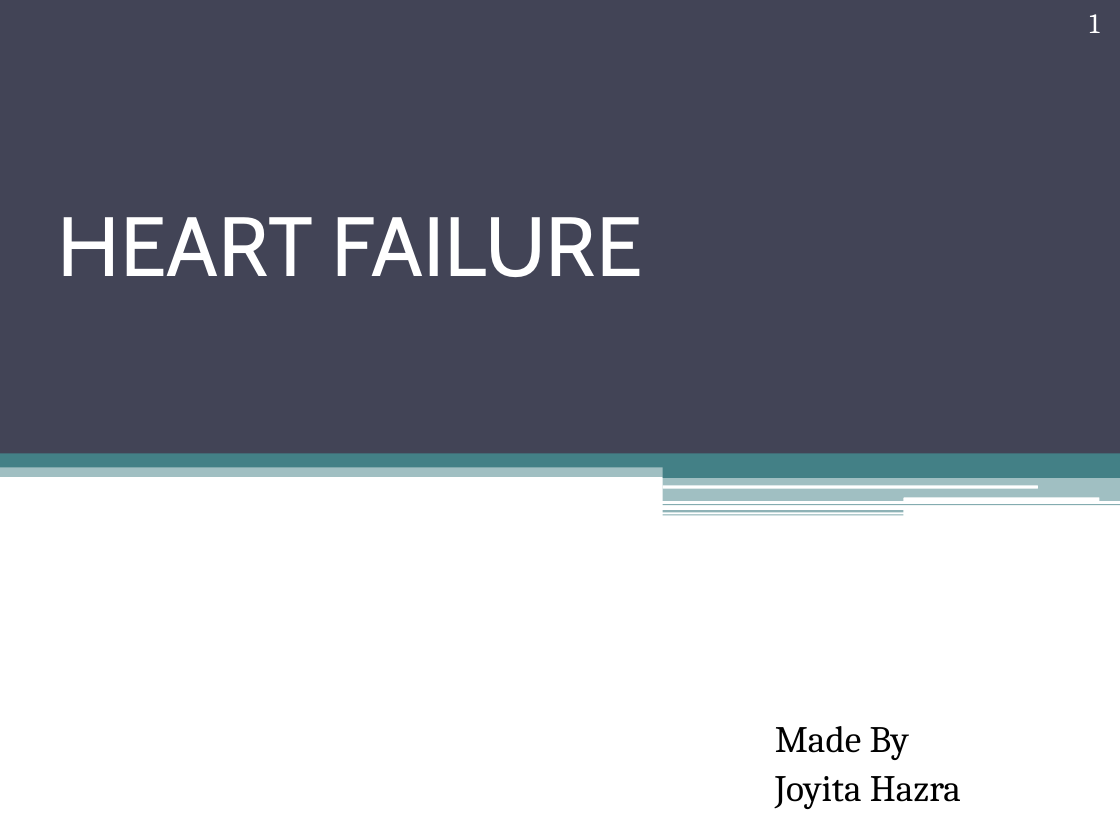
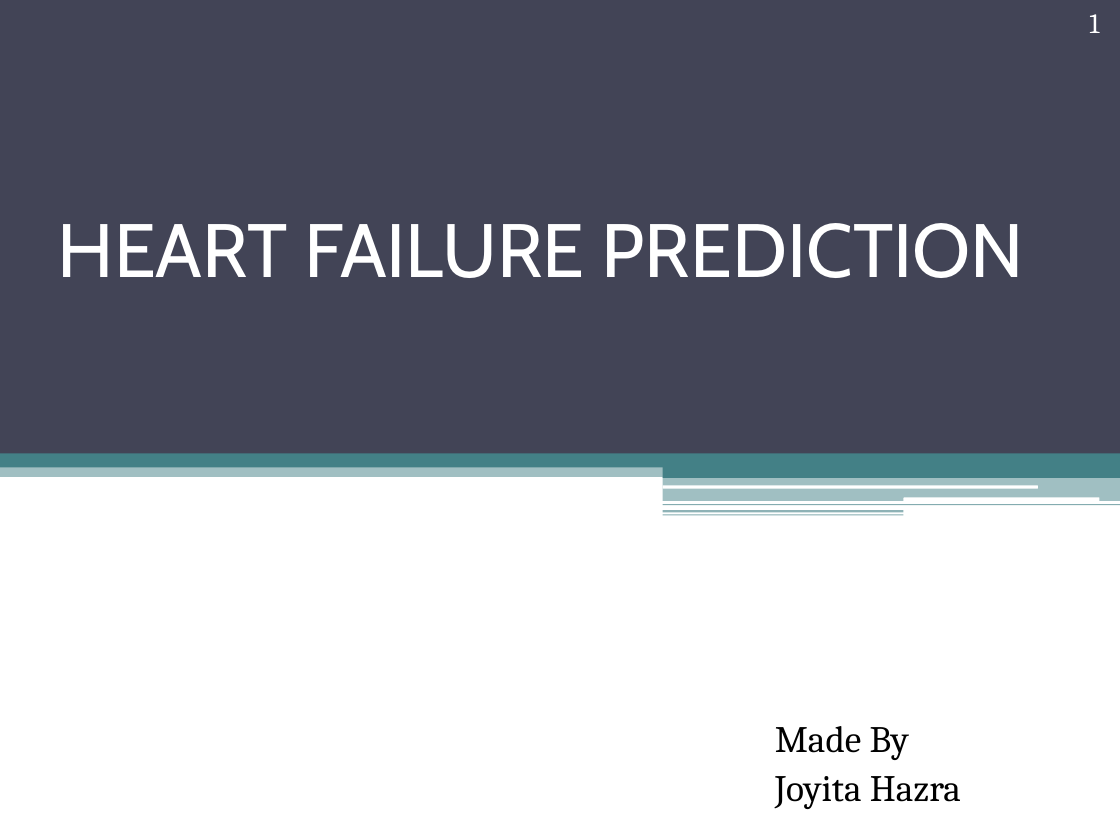
Before and after one commit to JoyitaH/Project, a slide deck: slide 1 of Heart_Failure_ppt.pptx. Drawn at 1120x840 pixels with LibreOffice and Linux fonts; fonts in the diff are those of the drawing. Boxes give left, top, right and bottom in pixels: in the first picture for what was removed or moved away, otherwise in the second. Text is boxed around its words. In the diff, an @@ line names an element or a change of style, - is before the commit and + after.

```diff
--- a/Heart_Failure_ppt.pptx
+++ b/Heart_Failure_ppt.pptx
@@ title at [58, 223, 1024, 278]: text changed; size 54 to 48.6 pt @@
-HEART FAILURE
+HEART FAILURE PREDICTION
```
Also in this commit, not shown: 1 other slide changed, 2 slides added, 2 other files.
